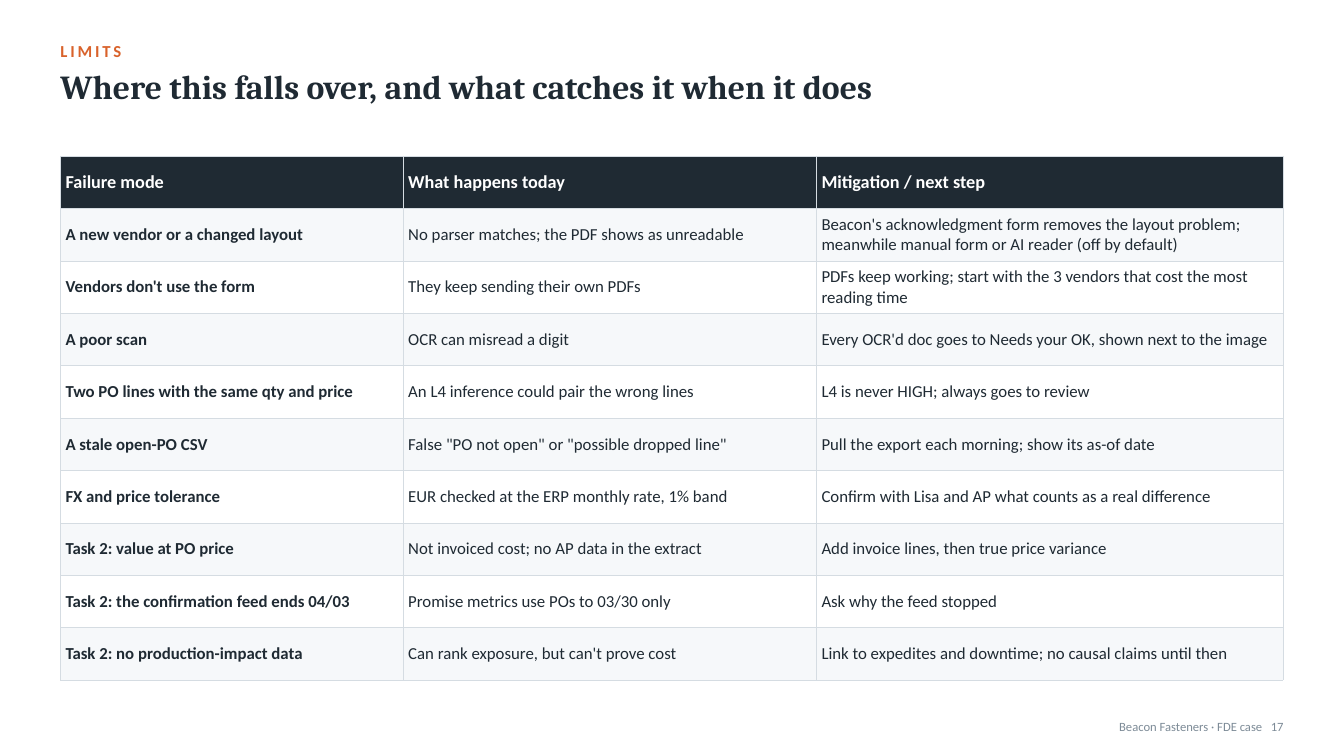
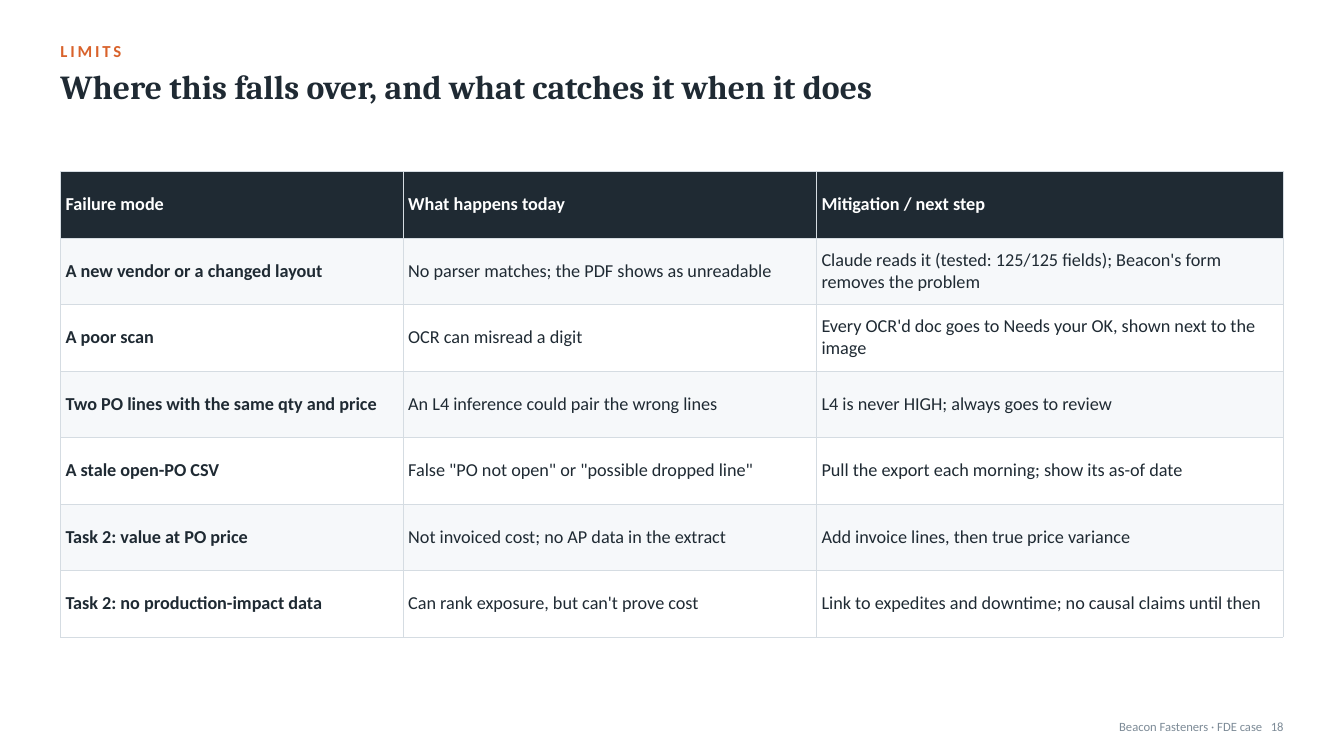
Before and after one commit to SmritaPandey/BeaconFasteners, a slide deck: slide 18 of Beacon Superday-Submission/presentation/Beacon_FDE_Casestudy.pptx (slide 17 before the commit). Drawn at 1344x756 pixels with LibreOffice and Linux fonts; fonts in the diff are those of the drawing. Boxes give left, top, right and bottom in pixels: in the first picture for what was removed or moved away, otherwise in the second. Text is boxed around its words. In the diff, an @@ line names an element or a change of style, - is before the commit and + after.

```diff
--- a/Beacon Superday-Submission/presentation/Beacon_FDE_Casestudy.pptx
+++ b/Beacon Superday-Submission/presentation/Beacon_FDE_Casestudy.pptx
@@ table at (x1=60, y1=171, x2=1284, y2=616) @@
-row 2: A new vendor or a changed layout | No parser matches; the PDF shows as unreadable | Beacon's acknowledgment form removes the layout problem; meanwhile manual form or AI reader (off by default)
-row 3: Vendors don't use the form | They keep sending their own PDFs | PDFs keep working; start with the 3 vendors that cost the most reading time
+row 2: A new vendor or a changed layout | No parser matches; the PDF shows as unreadable | Claude reads it (tested: 125/125 fields); Beacon's form removes the problem
-row 7: FX and price tolerance | EUR checked at the ERP monthly rate, 1% band | Confirm with Lisa and AP what counts as a real difference
-row 9: Task 2: the confirmation feed ends 04/03 | Promise metrics use POs to 03/30 only | Ask why the feed stopped
@@ table resized from (x1=60, y1=156, x2=1284, y2=666) to (x1=60, y1=171, x2=1284, y2=616) @@
@@ text at (x1=1119, y1=722, x2=1284, y2=731): text changed @@
-Beacon Fasteners · FDE case 17
+Beacon Fasteners · FDE case 18
```
Also in this commit, not shown: 11 other slides changed, 1 slide added, 14 other files.
